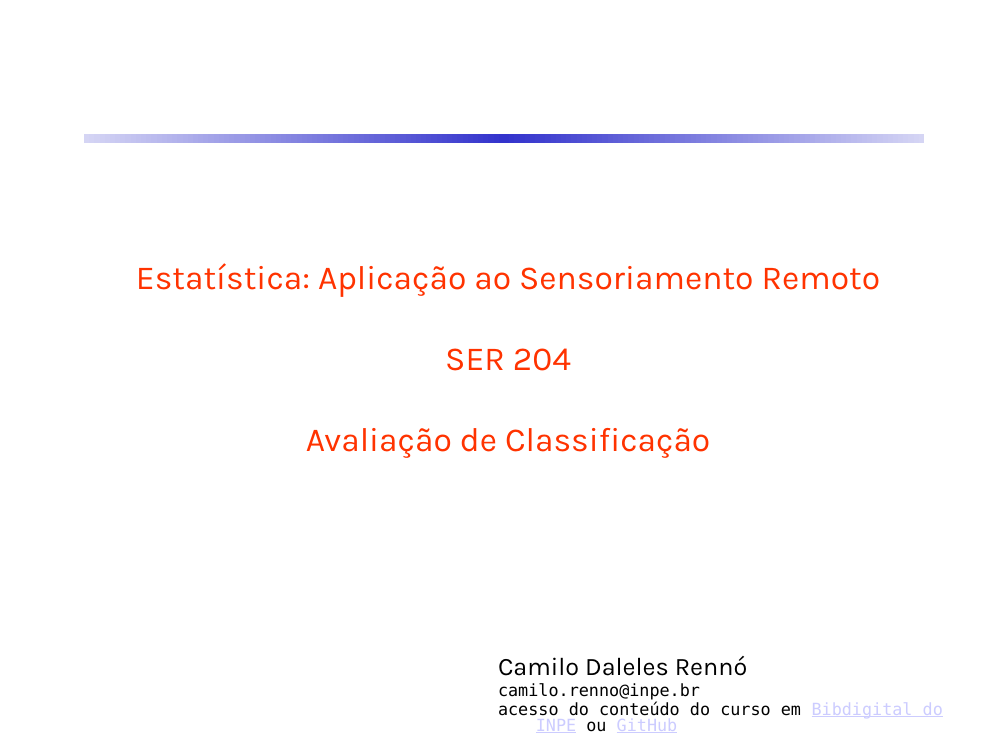
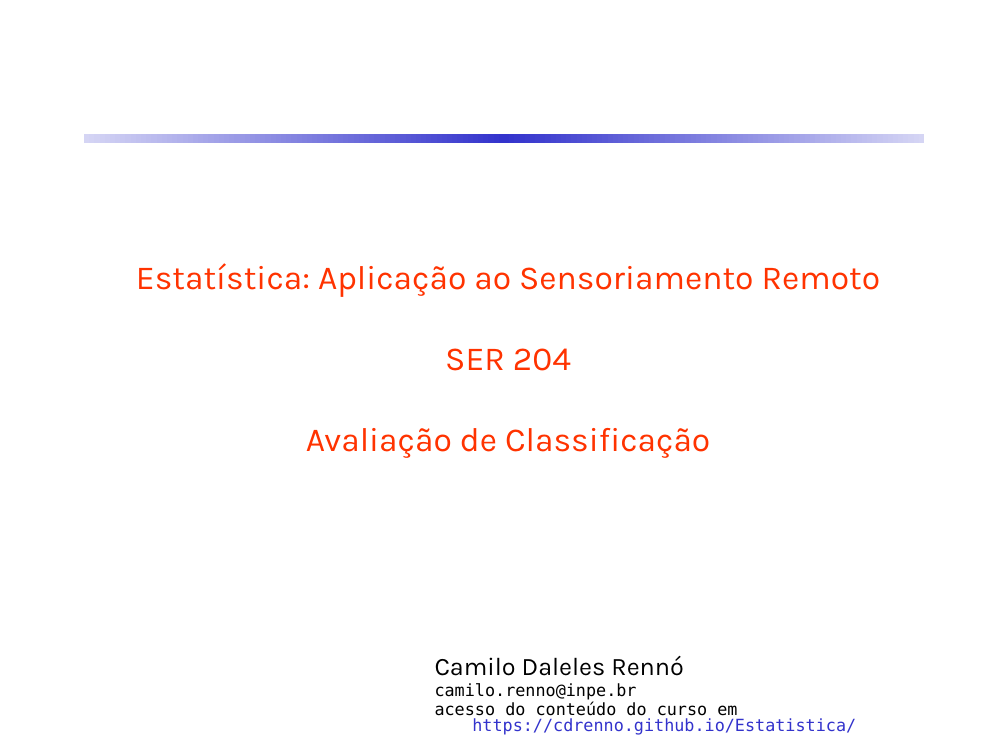
Before and after one commit to CDRenno/Estatistica, a slide deck: slide 1 of ppt/12AvalClass.pptx. Drawn at 1008x756 pixels with LibreOffice and Linux fonts; fonts in the diff are those of the drawing. Boxes give left, top, right and bottom in pixels: in the first picture for what was removed or moved away, otherwise in the second. Text is boxed around its words. In the diff, an @@ line names an element or a change of style, - is before the commit and + after.

```diff
--- a/ppt/12AvalClass.pptx
+++ b/ppt/12AvalClass.pptx
@@ text "Camilo Daleles Rennó": place and size @@
-text "Camilo Daleles Rennó" at bbox=[498, 656, 943, 733]
+text "Camilo Daleles Rennó" at bbox=[435, 656, 856, 735]
@@ text at bbox=[435, 702, 856, 735]: text changed; text colour #000000 to #3333CC @@
-acesso do conteúdo do curso em Bibdigital do INPE ou GitHub
+acesso do conteúdo do curso em https://cdrenno.github.io/Estatistica/
```
Also in this commit, not shown: 33 other files.
